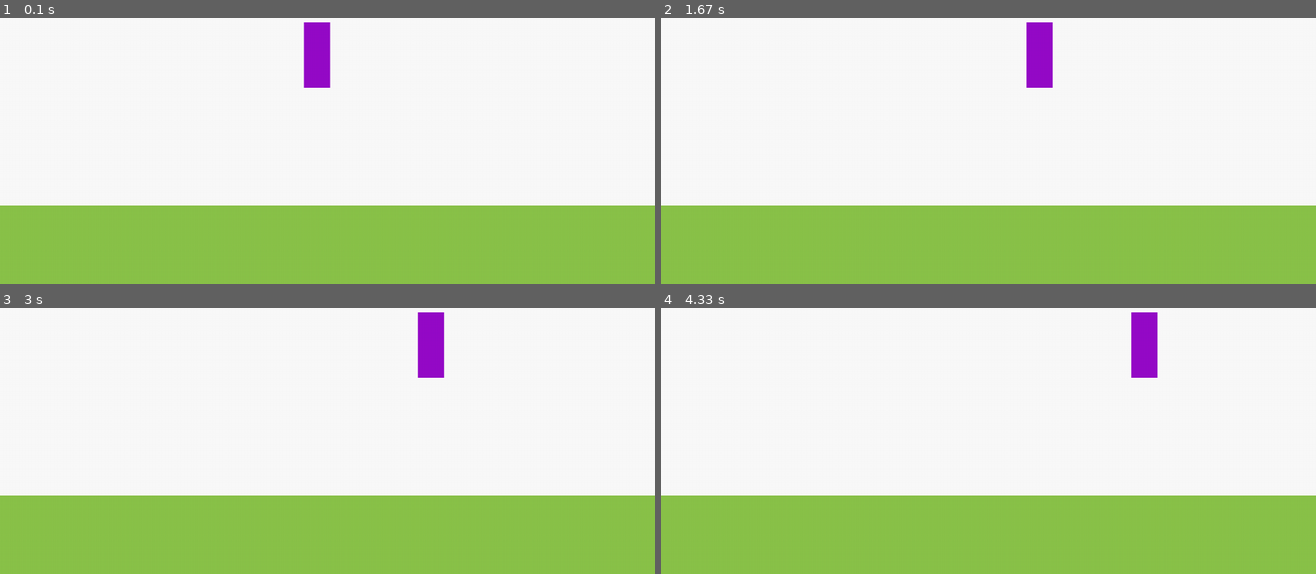
Above: before the commit, frames 1-4 (two rows, left to right).
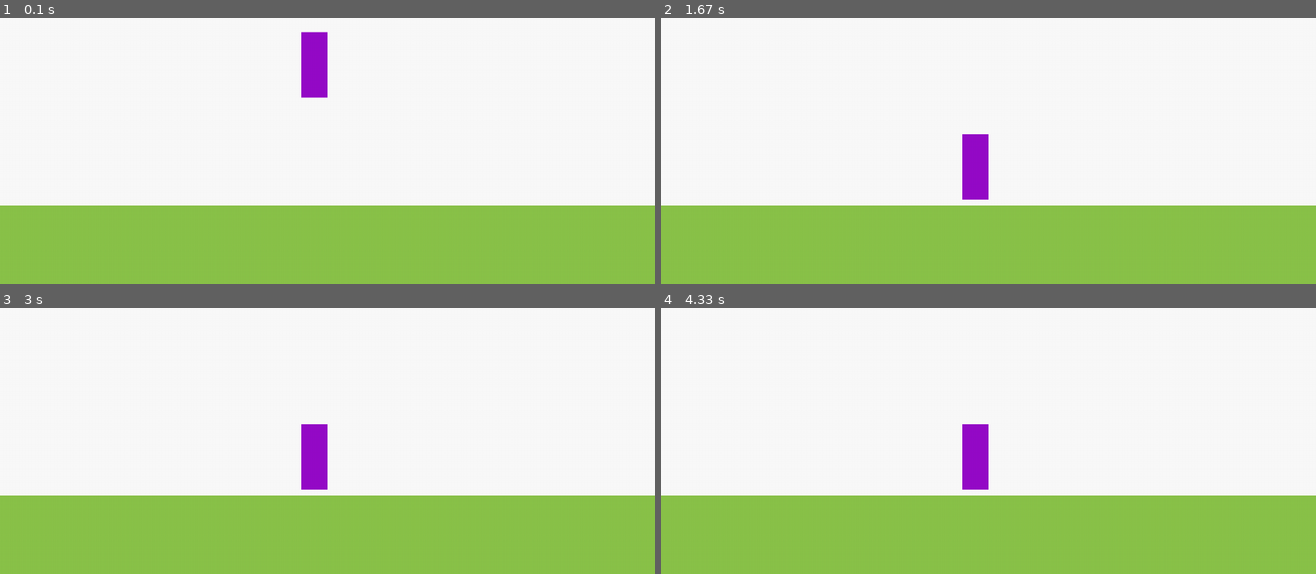
Above: after the commit, the same moments.

Repository: grigoriy835/sandbox
Game: pygame game, started from maverik_game/run.py
The game is run twice, just before and just after one commit, with the same random seed, the same clock (stepped at 60 frames per second) and the same inputs.
Inputs:
- Up to frame 1 (0.1 s): no input
- Up to frame 2 (1.67 s): no input
- Up to frame 3 (3 s): no input
- Up to frame 4 (4.33 s): no input

The runs differ from the first frame. In frame 1, 0.5% of the frame differs, in the area x 46-51%, y 1-31%; in frame 2, 2.0%, in the area x 46-60%, y 1-69%; in frame 3, 2.0%; in frame 4, 2.0%.

Commit message:
fixed player movement

Diff:
--- a/maverik_game/game_objects/Player.py
+++ b/maverik_game/game_objects/Player.py
@@ -4,10 +4,11 @@
 
 class Player(Sprite):
 
-    def __init__(self):
+    def __init__(self, world):
         Sprite.__init__(self)
         # Create an image of the block, and fill it with a color.
         # This could also be an image loaded from the disk.
+        self.world = world
         self.width = 40
         self.height = 100
         self.color = (150, 10, 200)
@@ -21,7 +22,7 @@
         self.area = screen.get_rect()
         self.rect.topleft = self.area.width / 2 - self.width, self.area.height / 2 - self.height
         self.speed = [0, 0]
-        self.acc = [1, 0]
+        self.acc = [0, 1]
         self.can_jump = True
 
     def jump(self):
@@ -37,19 +38,8 @@
         self.speed[1] = 0
 
     def update(self, *args):
-        newpos = self.rect.move(self.speed)
-        new_speed = self.get_speed()
-        self.speed[0] = new_speed[0]
-        self.speed[1] = new_speed[1]
-        self.rect = newpos
-
-    def get_speed(self):
-        speed = [0, 0]
-        if self.rect.right < self.area.right:
-            speed[0] += self.acc[0]
-            speed[1] += self.acc[1]
-            return speed
-        elif self.rect.left > self.area.left:
-            speed[0] += self.acc[0]
-            speed[1] += self.acc[-1]
-            return speed
+        if self.rect.bottom < self.world.rect.top - 9:
+            self.speed[0] += self.acc[0]
+            self.speed[1] += self.acc[1]
+            newpos = self.rect.move(self.speed)
+            self.rect = newpos
--- a/maverik_game/run.py
+++ b/maverik_game/run.py
@@ -24,8 +24,9 @@
     screen.blit(background, (0, 0))
     pygame.display.flip()
 
-    player = Player()
     world = World()
+    player = Player(world)
+
     allsprites = pygame.sprite.RenderPlain((player, world))
 
     screen.blit(background, (0, 0))
